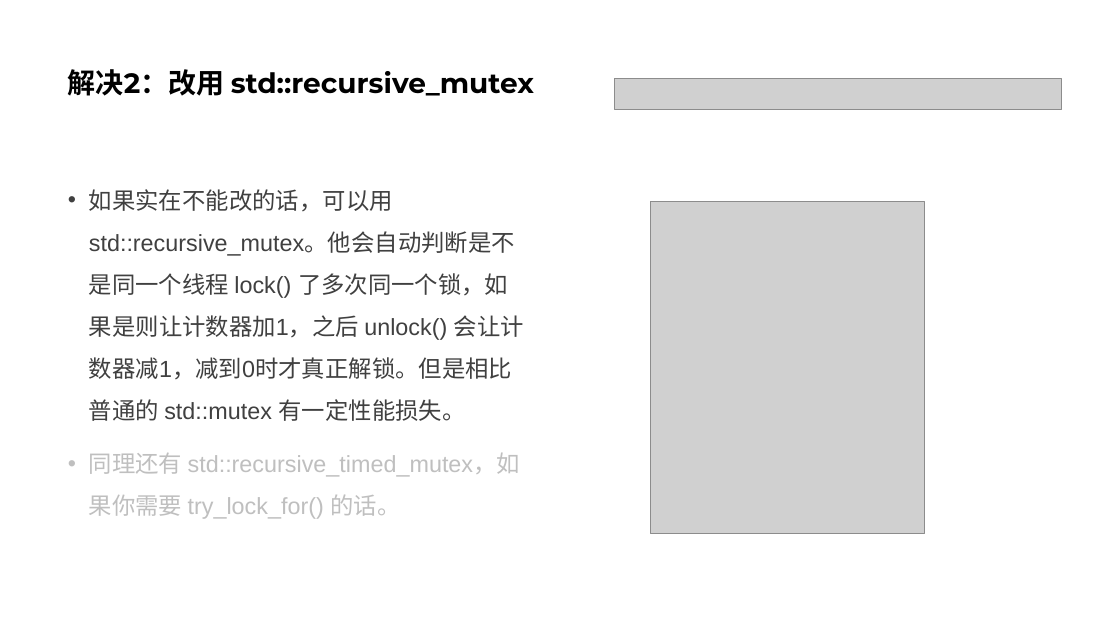
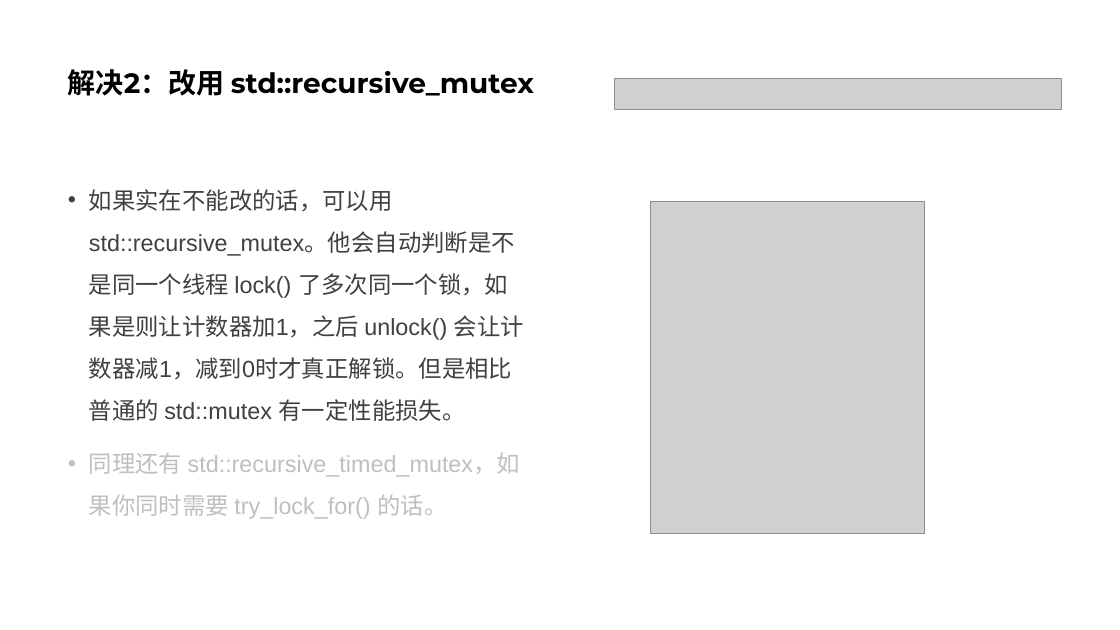
Before and after one commit to parallel101/course, a slide deck: slide 42 of 05/slides.pptx. Drawn at 1120x630 pixels with LibreOffice and Linux fonts; fonts in the diff are those of the drawing; grey boxes stand for pictures. Boxes give left, top, right and bottom in pixels: in the first picture for what was removed or moved away, otherwise in the second. Text is boxed around its words. In the diff, an @@ line names an element or a change of style, - is before the commit and + after.

```diff
--- a/05/slides.pptx
+++ b/05/slides.pptx
@@ text at bbox=[89, 453, 521, 519]: text changed @@
-• 同理还有 std::recursive_timed_mutex，如果你需要 try_lock_for() 的话。
+• 同理还有 std::recursive_timed_mutex，如果你同时需要 try_lock_for() 的话。
```
Also in this commit, not shown: 2 other slides changed, 7 slides added, 2 slides removed, 15 other files.
